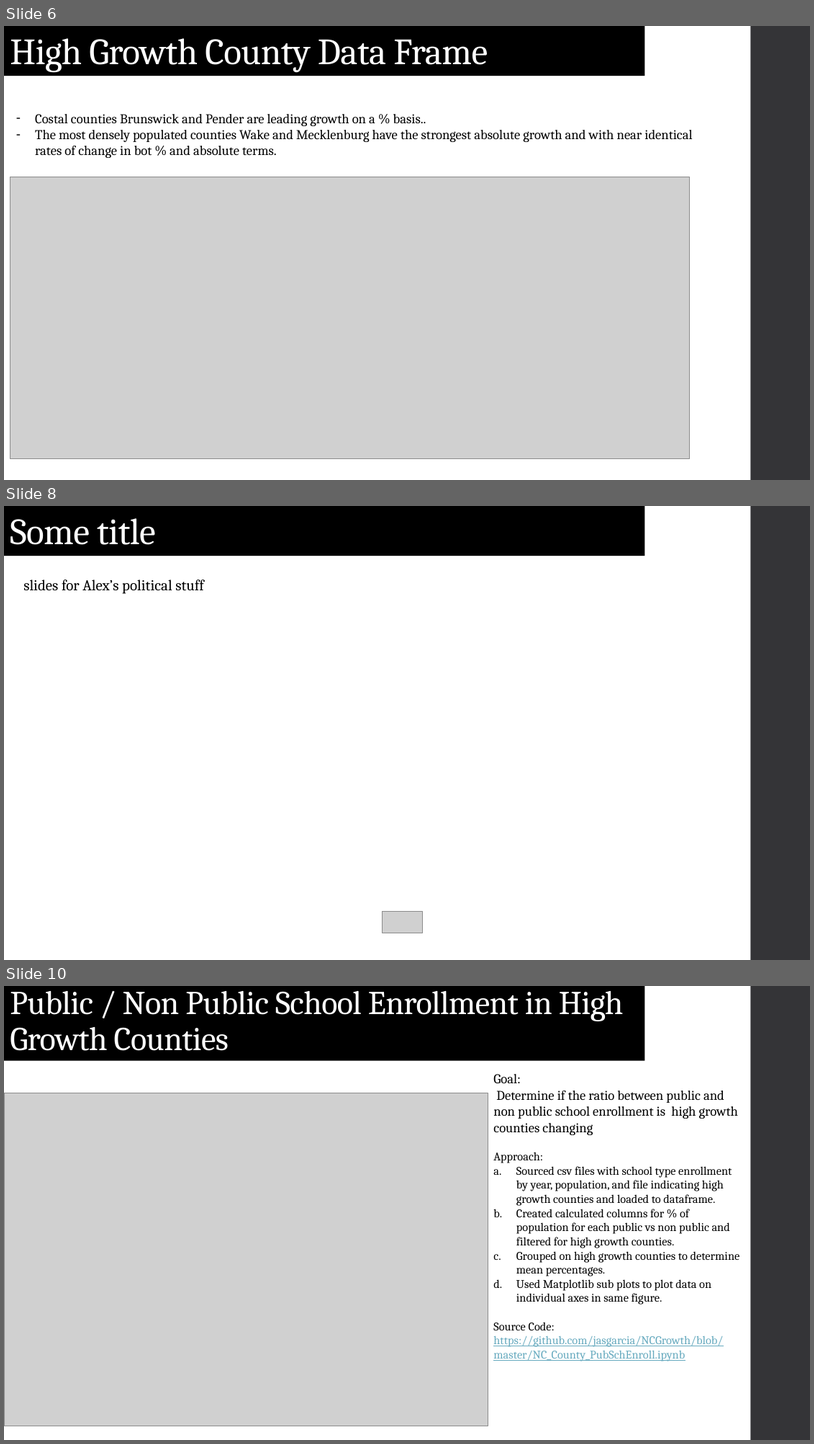
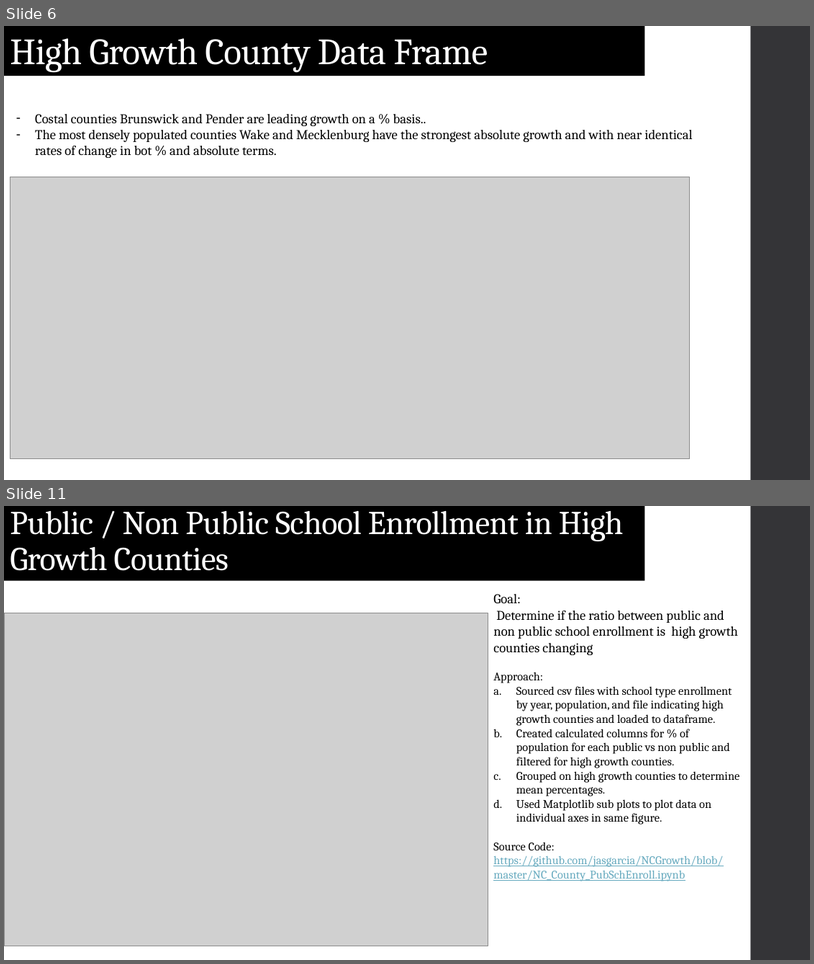
Before and after one commit to jasgarcia/NCGrowth, a slide deck: presentation/NC Growth.pptx. Shown one above the other, each under a label of ours: slides 6, 8 and 10 before the commit, slides 6 and 11 after it; the slides between them are not shown. The pictures are 814x1444 and 814x964 pixels, drawn with LibreOffice and Linux fonts; fonts in the diff are those of the drawing; grey boxes stand for pictures. Boxes give left, top, right and bottom in pixels: in the first picture for what was removed or moved away, otherwise in the second. Text is boxed around its words. In the diff, an @@ line names an element or a change of style, - is before the commit and + after.

```diff
--- a/presentation/NC Growth.pptx
+++ b/presentation/NC Growth.pptx
@@ slide 8 removed at (4, 506, 810, 960), background #FFFFFF; not listed: 1 template element that a slide beside it also shows @@
@@ title removed at (4, 506, 646, 556) @@
-Some title
@@ text removed at (23, 579, 204, 594) @@
-slides for Alex’s political stuff
@@ picture removed at (382, 911, 422, 933) @@
@@ what was slide 10 is now slide 11 @@
```
Also in this commit, not shown: 2 slides changed, 3 slides added, 1 other slide removed.
